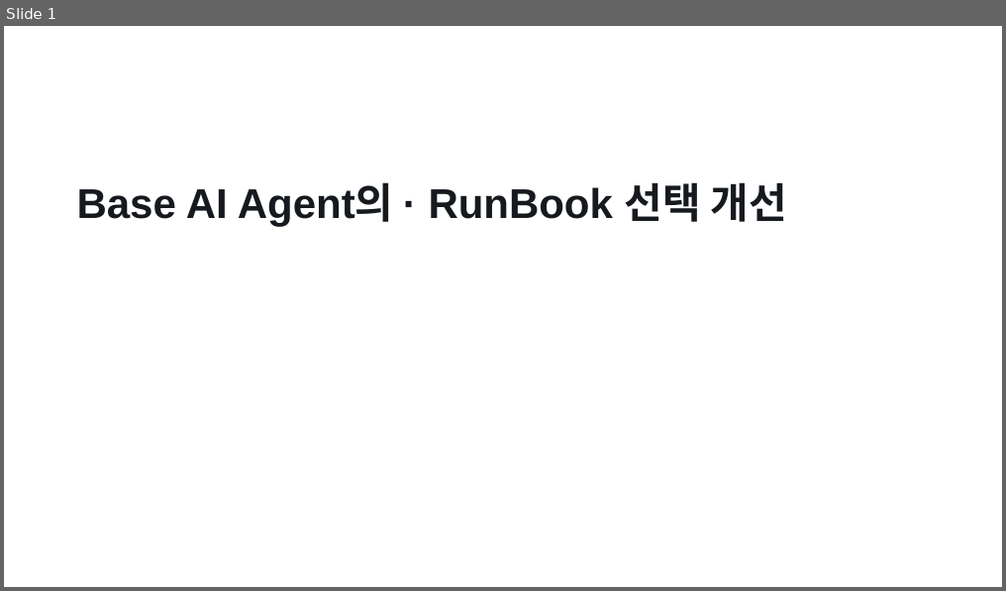
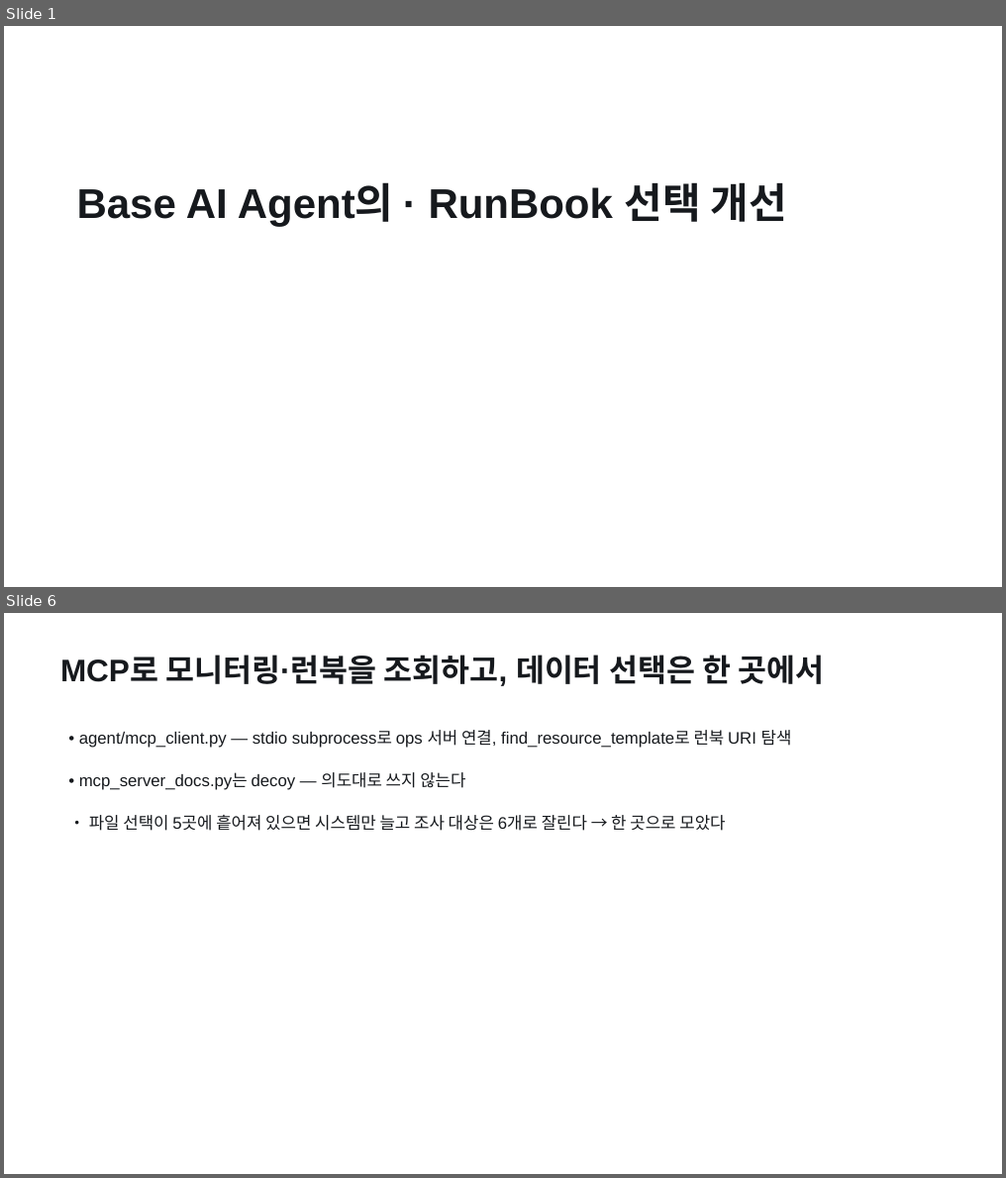
Before and after one commit to pigpgw/skala-ai-service-mini, a slide deck: doc/reports/presentation.pptx. Shown one above the other, each under a label of ours: slide 1 before the commit, slides 1 and 6 after it; the slides between them are not shown. The pictures are 1006x591 and 1006x1178 pixels, drawn with LibreOffice and Linux fonts; fonts in the diff are those of the drawing. Boxes give left, top, right and bottom in pixels: in the first picture for what was removed or moved away, otherwise in the second. Text is boxed around its words. In the diff, an @@ line names an element or a change of style, - is before the commit and + after.

Commit message:
docs(reports): 교수님 지정 형식으로 재구성 — 보고서 5개 절, 5분(2분+3분) 발표, 캡처 5장
교수님 안내(보고서 작성 방법 · 발표 방법)에 맞춰 산출물을 다시 짰다.

보고서 (doc/reports/result_report.md) — 지정 형식으로 재구성
- 머리말에 번호·성함 기재 (79번 박건우 / G079 · 광주 3반)
- 1. 진행 사항 소개 — 선택 과제 + 추가·수정한 task 4개(RAG 판정 / 라우팅 / 데이터 / 평가 하네스)
- 2. 사용한 기술 요소 — Multi-Agent·MCP·RAG·의존성 주입·LangSmith·모듈화·단위 테스트 표
  + 기능 개선 부분과 추가 사항 + 화면 캡처
- 3. 선택 사항 — 같은 입력 Before/After 실측(정확도·macro-F1·E2E·회귀·지연·비용·retry·커버리지)
- 4. 느낀 점 / 이후에 반영하고 싶은 것

발표자료 (doc/reports/presentation.html) — 10장 → 7장, 5분(2분+3분)
- 2분: 무엇을 고쳤나(4축) → 결과(수치 + 캡처)
- 3분: Agent Graph 구성(아키텍처 캡처) → RAG 코드(게이트 + SSE 근거 캡처) → MCP 코드
- 캡처 3장(아키텍처·RAG 근거·Before/After 수치)을 슬라이드에 삽입

캡처 (필수 항목 충족, doc/reports/images/)
- 01_chat_final_screen.jpg — 최종 실행 화면(현재 빌드로 재캡처)
- 02_chat_new_incident_type.jpg — 신규 유형 queue-backlog
- 03_screen_rag_evidence.jpg — 기능 개선 화면(SSE 원본: classifier_source=rag, score 0.6452)
- 04_screen_before_after.jpg — Before/After 수치 화면(원본 JSON에서 생성, 수치 자체 검증)
- 05_architecture_graph.jpg — Agent Graph·MCP·RAG 구성도

도구·문서
- doc/tools/build_captures.py (신규) — 원본에서 캡처 화면 HTML 생성(수치 원본 일치 검증 포함)
- doc/tools/build_pptx.py — PPTX에 이미지 포함(캡처 필수 대응)
- doc/reports/presentation_outline.md — 5분 시간 배분·슬라이드별 말할 말·예상 질문·리허설 체크리스트
- doc/reports/spreadsheet_input.md — 교수님 지정 4개 절 형식의 스프레드시트 본문
- doc/reports/index.md · doc/evaluation-checklist.md — 산출물 색인·상태 갱신

검증: pytest 65개 통과 · 수치 일치 검사 15/15 · PDF 682KB(보고서)/1012KB(발표) 1MB 이내

```diff
--- a/doc/reports/presentation.pptx
+++ b/doc/reports/presentation.pptx
@@ slide 6 added at (x1=4, y1=613, x2=1002, y2=1174), background #FFFFFF @@
@@ text added at (x1=60, y1=655, x2=824, y2=686), 30 pt, text #16191D, bold @@
+MCP로 모니터링·런북을 조회하고, 데이터 선택은 한 곳에서
@@ text added at (x1=79, y1=730, x2=792, y2=748), 16 pt, text #16191D @@
+• agent/mcp_client.py — stdio subprocess로 ops 서버 연결, find_resource_template로 런북 URI 탐색
@@ text added at (x1=79, y1=772, x2=465, y2=790), 16 pt, text #16191D @@
+• mcp_server_docs.py는 decoy — 의도대로 쓰지 않는다
@@ text added at (x1=89, y1=815, x2=725, y2=831), 16 pt, text #16191D @@
+• 파일 선택이 5곳에 흩어져 있으면 시스템만 늘고 조사 대상은 6개로 잘린다 → 한 곳으로 모았다
```
Also in this commit, not shown: 3 slides changed, 2 other slides added, 6 slides removed, 21 other files.
